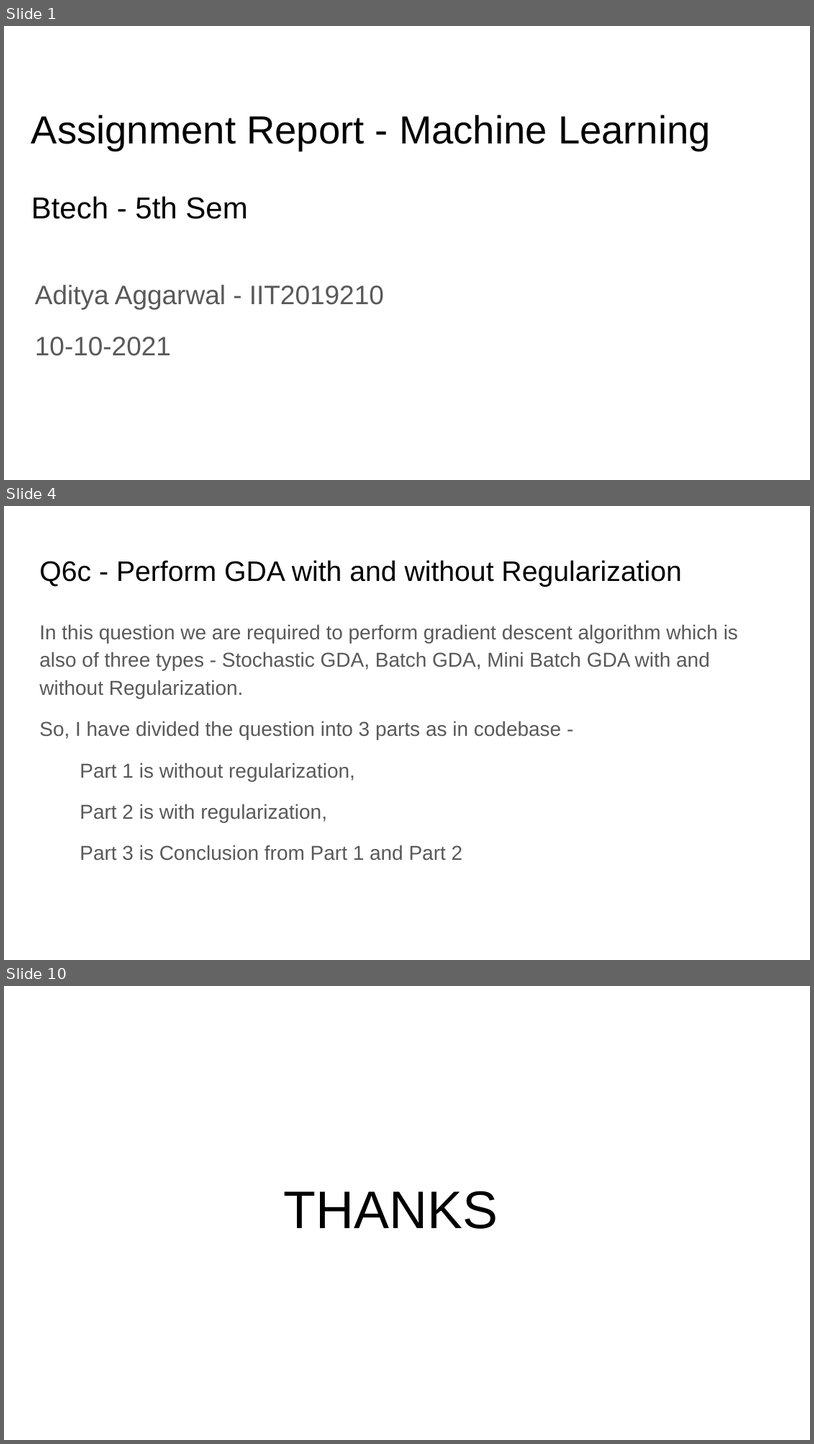
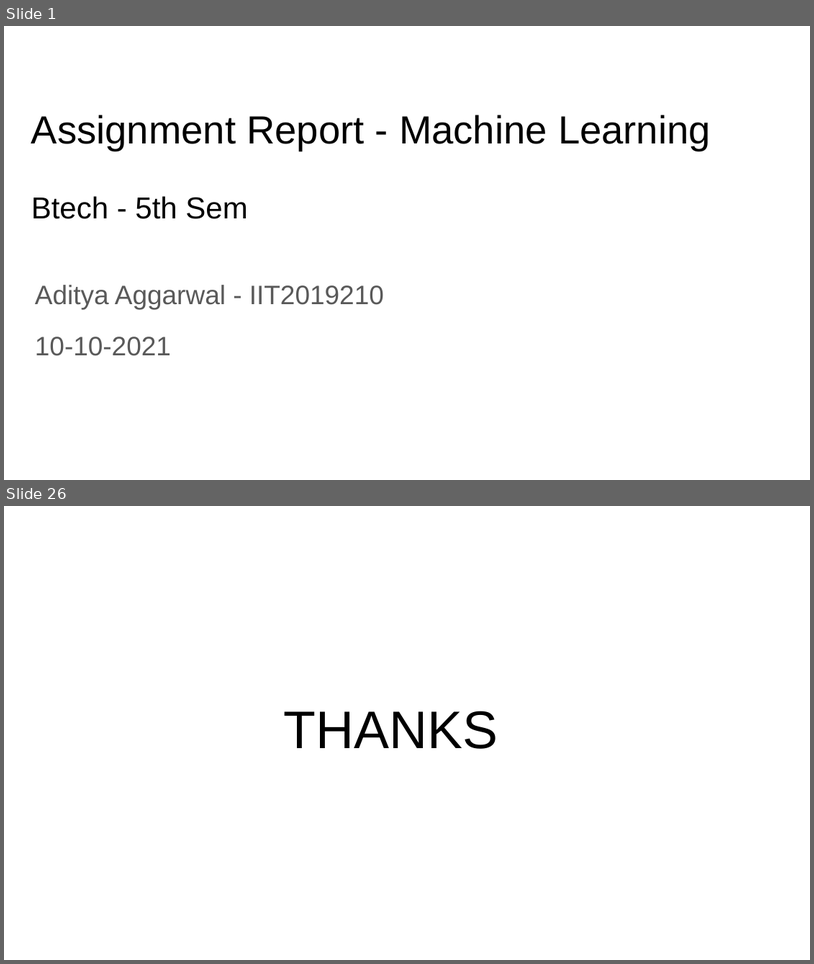
Before and after one commit to Aditya-2001/ML-Assignments-Semester-5, a slide deck: Assignment 8/IIT2019210 - Report.pptx. Shown one above the other, each under a label of ours: slides 1, 4 and 10 before the commit, slides 1 and 26 after it; the slides between them are not shown. The pictures are 814x1444 and 814x964 pixels, drawn with LibreOffice and Linux fonts; fonts in the diff are those of the drawing. Boxes give left, top, right and bottom in pixels: in the first picture for what was removed or moved away, otherwise in the second. Text is boxed around its words. In the diff, an @@ line names an element or a change of style, - is before the commit and + after.

```diff
--- a/Assignment 8/IIT2019210 - Report.pptx
+++ b/Assignment 8/IIT2019210 - Report.pptx
@@ slide 4 removed at box(4, 506, 810, 960), background #FFFFFF @@
@@ title removed at box(39, 560, 682, 587) @@
-Q6c - Perform GDA with and without Regularization
@@ text removed at box(39, 624, 738, 860) @@
-In this question we are required to perform gradient descent algorithm which is also of three types - Stochastic GDA, Batch GDA, Mini Batch GDA with and without Regularization.
-So, I have divided the question into 3 parts as in codebase -
-Part 1 is without regularization,
-Part 2 is with regularization,
-Part 3 is Conclusion from Part 1 and Part 2
@@ what was slide 10 is now slide 26 @@
```
Also in this commit, not shown: 1 slide changed, 23 slides added, 6 other slides removed, 4 other files.
